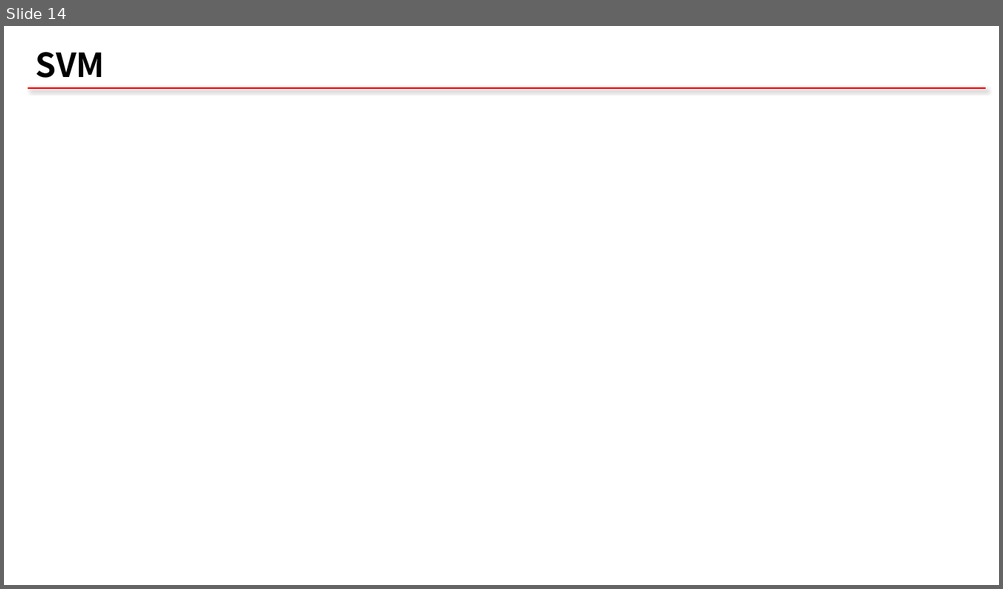
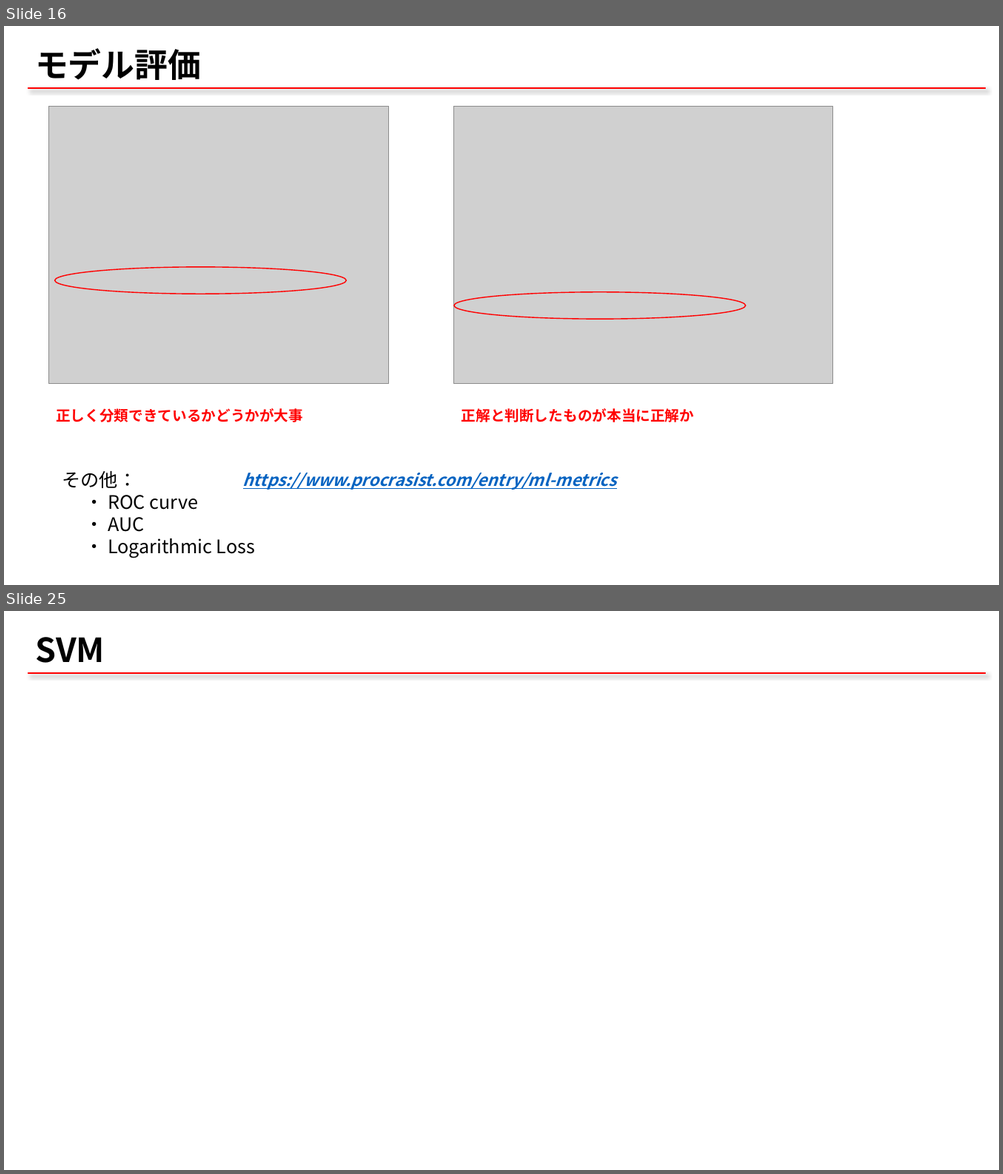
Before and after one commit to qqinxl2015/machine-learning-basic, a slide deck: 00_ML_start.pptx. Shown one above the other, each under a label of ours: slide 14 before the commit, slides 16 and 25 after it; the slides between them are not shown. The pictures are 1003x589 and 1003x1174 pixels, drawn with LibreOffice and Linux fonts; fonts in the diff are those of the drawing; grey boxes stand for pictures. Boxes give left, top, right and bottom in pixels: in the first picture for what was removed or moved away, otherwise in the second. Text is boxed around its words. In the diff, an @@ line names an element or a change of style, - is before the commit and + after.

```diff
--- a/00_ML_start.pptx
+++ b/00_ML_start.pptx
@@ slide 16 added at (x1=4, y1=26, x2=999, y2=585), background #FFFFFF; not listed: 1 template element that a slide beside it also shows @@
@@ title added at (x1=35, y1=48, x2=201, y2=80), 32 pt, text #000000, bold @@
+モデル評価
@@ picture added at (x1=48, y1=107, x2=389, y2=384) @@
@@ picture added at (x1=454, y1=107, x2=832, y2=384) @@
@@ ellipse added at (x1=55, y1=267, x2=347, y2=294), outline #FF0000 1 pt @@
@@ ellipse added at (x1=454, y1=292, x2=745, y2=319), outline #FF0000 1 pt @@
@@ text added at (x1=56, y1=409, x2=303, y2=423), 14 pt, text #FF0000, bold @@
+正しく分類できているかどうかが大事
@@ text added at (x1=461, y1=409, x2=694, y2=423), 14 pt, text #FF0000, bold @@
+正解と判断したものが本当に正解か
@@ text added at (x1=62, y1=471, x2=255, y2=559), 18 pt, text #000000 @@
+その他：
+・ ROC curve
+・ AUC
+・ Logarithmic Loss
@@ text added at (x1=243, y1=473, x2=617, y2=490), 16 pt, text #0563C1, bold, italic, underline @@
+https://www.procrasist.com/entry/ml-metrics
@@ what was slide 14 is now slide 25 @@
```
Also in this commit, not shown: 9 slides changed, 12 other slides added, 1 slide removed, 10 other files.
